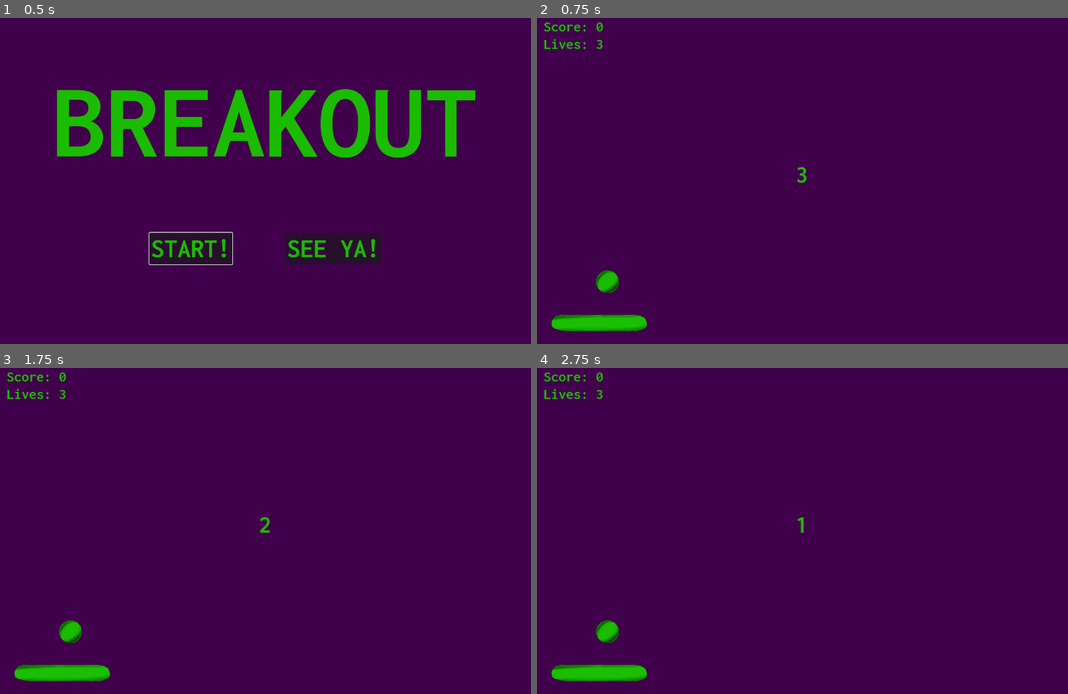
Above: before the commit, frames 1-4 (two rows, left to right).
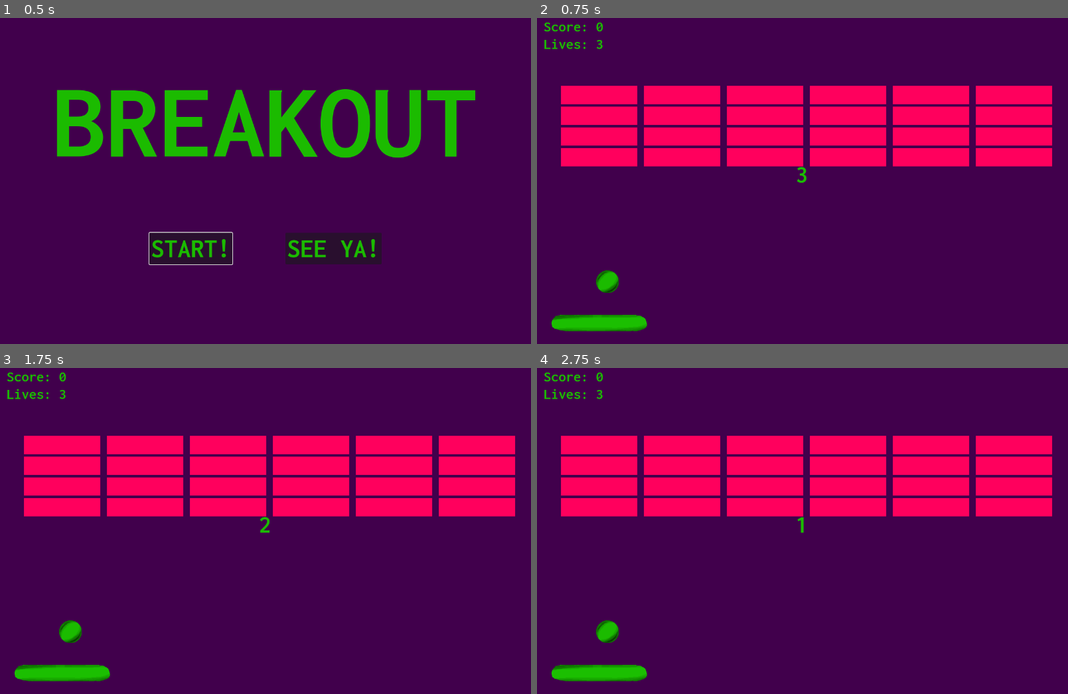
Above: after the commit, the same moments.

Repository: dzhurley/godot-20-games-challenge
Game: Godot game, scene res://games/breakout/main.tscn
Two runs of this game, one before a commit and one after it. Both use one fixed random seed, a clock stepped at 60 frames per second and the inputs below. This scene is started directly instead of the project's main scene.
Inputs:
- Up to frame 1 (0.5 s): no input
- Up to frame 2 (0.75 s): click "START!" at 0.5 s
- Up to frame 3 (1.75 s): tap Enter (ui_accept) at 1.25, 1.52 s; hold Right (ui_right) from 1.28 s (still down)
- Up to frame 4 (2.75 s): tap Enter (ui_accept) at 1.82, 2, 2.27, 2.57 s; release Right (ui_right) at 2.03 s; hold Left (ui_left) from 2.03 s (still down)

Frame 1 is identical in both runs. In frame 2, 19% of the frame differs, in the area x 4-97%, y 20-46%; in frame 3, 19%; in frame 4, 19%.

Commit message:
bricks breaking and resetting

Diff:
--- a/games/breakout/ball.gd
+++ b/games/breakout/ball.gd
@@ -35,7 +35,9 @@
 	var collision = move_and_collide(velocity * delta)
 	if collision:
 		velocity = velocity.bounce(collision.get_normal())
-
+		var collider = collision.get_collider()
+		if collider.is_in_group('bricks'):
+			collider.destroy()
 
 func _integrate_forces(state: PhysicsDirectBodyState2D) -> void:
 	if is_resetting:
--- /dev/null
+++ b/games/breakout/brick.gd
@@ -0,0 +1,7 @@
+extends StaticBody2D
+
+signal destroyed
+
+func destroy() -> void:
+	queue_free()
+	destroyed.emit()
--- /dev/null
+++ b/games/breakout/brick.tscn
@@ -0,0 +1,17 @@
+[gd_scene format=3 uid="uid://y5qro7psxhx1"]
+
+[ext_resource type="Script" uid="uid://bnw8bvgc8hfhj" path="res://games/breakout/brick.gd" id="1_lg0tv"]
+
+[sub_resource type="RectangleShape2D" id="RectangleShape2D_0o2n3"]
+size = Vector2(188, 48)
+
+[node name="Brick" type="StaticBody2D" unique_id=115866986]
+script = ExtResource("1_lg0tv")
+
+[node name="CollisionShape2D" type="CollisionShape2D" parent="." unique_id=866042415]
+shape = SubResource("RectangleShape2D_0o2n3")
+
+[node name="Polygon2D" type="Polygon2D" parent="." unique_id=1772836076]
+scale = Vector2(1.84, 2.4444444)
+color = Color(1.686252, 0, 0.36665496, 1)
+polygon = PackedVector2Array(-50, -9, 50, -9, 50, 9, -50, 9)
--- a/games/breakout/level.gd
+++ b/games/breakout/level.gd
@@ -1,15 +1,21 @@
 extends Node
 
+@onready var brick_scene: PackedScene = load('res://games/breakout/brick.tscn')
+@onready var viewport = get_viewport().get_visible_rect().size
 
 var countdown = 4
 
-
 signal update_countdown
 signal remove_life
+signal score_point
 
 
-func start_countdown() -> void:
+func start_countdown(reset_bricks: bool) -> void:
 	countdown = 3
+
+	if reset_bricks:
+		get_tree().call_group('bricks', 'queue_free')
+		add_bricks();
 
 	$StartTimer.start()
 	_on_start_timer_timeout()
@@ -18,6 +24,26 @@
 func start() -> void:
 	$Paddle.start();
 	$Ball.start();
+
+
+func add_bricks() -> void:
+	var y = 200;
+	var x = 150;
+	while y < viewport.y / 2:
+		while x < viewport.x:
+			var brick = brick_scene.instantiate()
+			brick.position = Vector2(x, y)
+			brick.add_to_group('bricks')
+			add_child(brick)
+			brick.destroyed.connect(_on_brick_destroyed)
+
+			x += 200
+		x = 150
+		y += 50
+
+
+func _on_brick_destroyed() -> void:
+	score_point.emit()
 
 
 func _on_start_timer_timeout() -> void:
--- a/games/breakout/main.gd
+++ b/games/breakout/main.gd
@@ -10,7 +10,7 @@
 	lives_remaining = 3
 	$UI.update_score(score)
 	$UI.update_lives(lives_remaining)
-	$Level.start_countdown()
+	$Level.start_countdown(true)
 
 
 func game_over() -> void:
@@ -24,4 +24,9 @@
 		game_over()
 	else:
 		$UI/Countdown.show()
-		$Level.start_countdown()
+		$Level.start_countdown(false)
+
+
+func _on_level_score_point() -> void:
+	score += 1
+	$UI.update_score(score)
--- a/games/breakout/main.tscn
+++ b/games/breakout/main.tscn
@@ -12,5 +12,6 @@
 [node name="UI" parent="." unique_id=981931134 instance=ExtResource("1_7566u")]
 
 [connection signal="remove_life" from="Level" to="." method="_on_level_remove_life"]
+[connection signal="score_point" from="Level" to="." method="_on_level_score_point"]
 [connection signal="update_countdown" from="Level" to="UI" method="_on_level_update_countdown"]
 [connection signal="start" from="UI" to="." method="_on_ui_start"]
--- a/games/breakout/ui.gd
+++ b/games/breakout/ui.gd
@@ -18,6 +18,7 @@
 
 
 func _on_play_pressed() -> void:
+	update_score(0)
 	start.emit()
 	$MainMenu.hide()
 	$HUD.show()
@@ -25,13 +26,13 @@
 
 
 func _on_restart_pressed() -> void:
+	update_score(0)
 	start.emit()
 	$Countdown.show()
 	$GameOver.hide()
 
 
 func _on_back_pressed() -> void:
-	get_node('%Score').text = "Score: %d" % 0
 	$MainMenu.show()
 	$HUD.hide()
 	$GameOver.hide()
Not shown, added: games/breakout/brick.gd.uid
